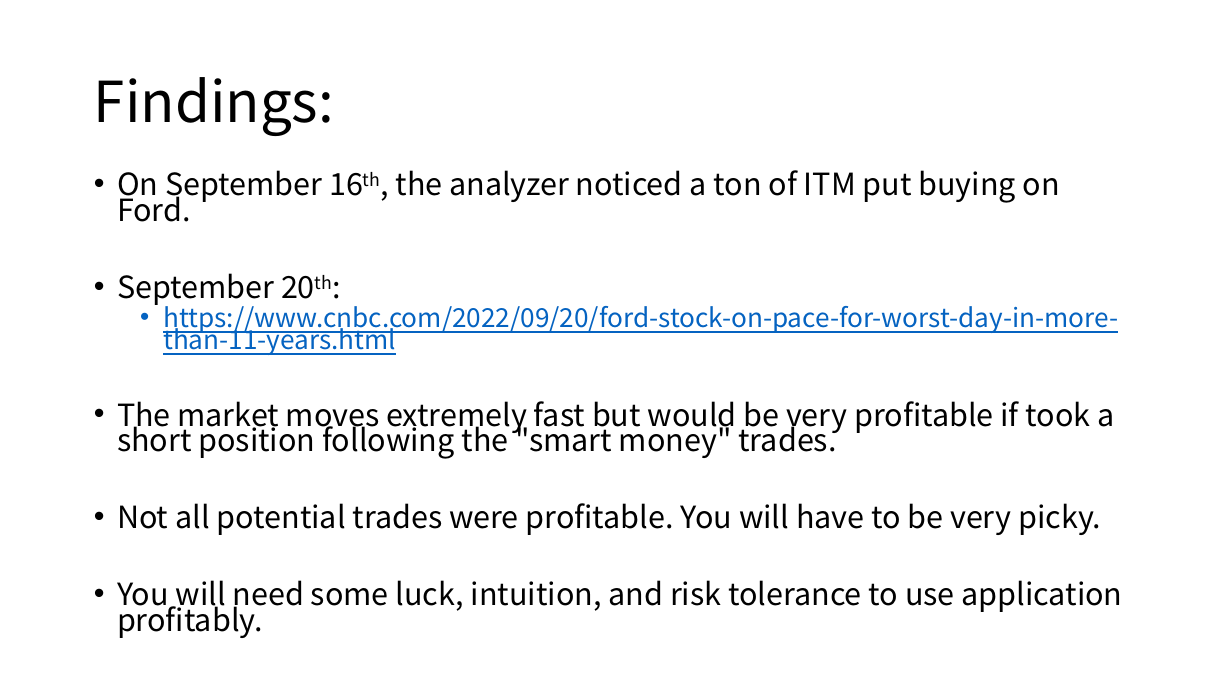
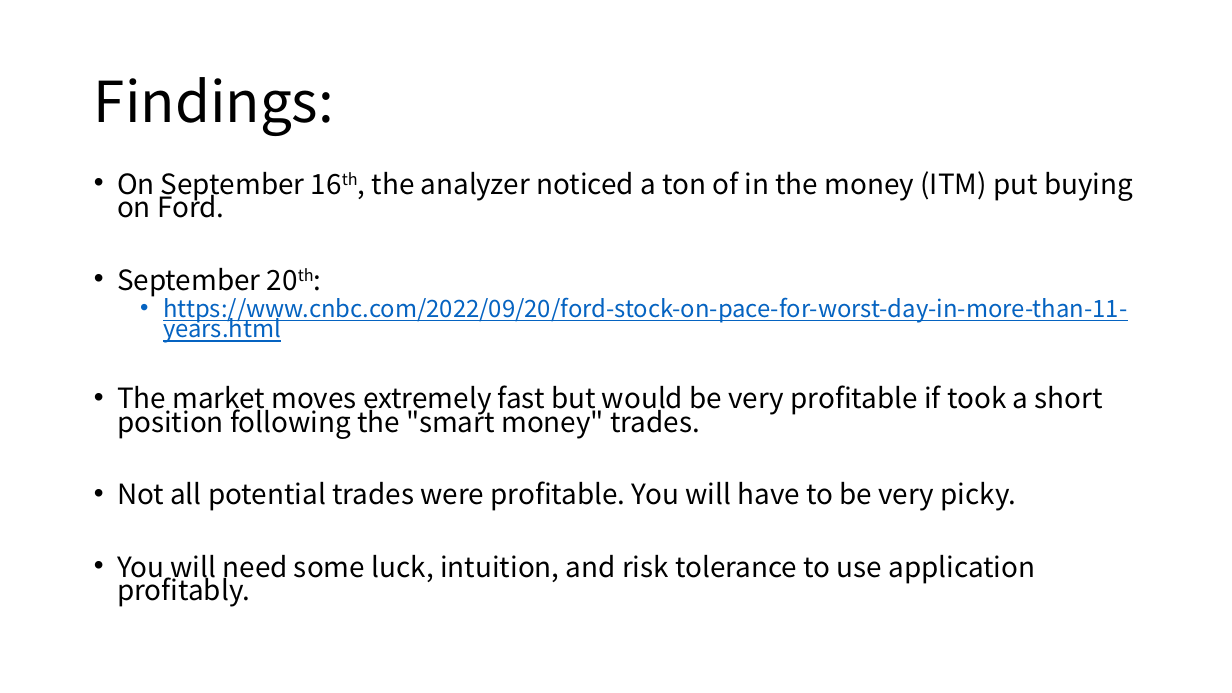
Before and after one commit to Latnid/FinTechProjects, a slide deck: slide 1 of One/PowerPoint/Findings and Next Steps.pptx. Drawn at 1232x693 pixels with LibreOffice and Linux fonts; fonts in the diff are those of the drawing. Boxes give left, top, right and bottom in pixels: in the first picture for what was removed or moved away, otherwise in the second. Text is boxed around its words. In the diff, an @@ line names an element or a change of style, - is before the commit and + after.

Commit message:
update PP

```diff
--- a/One/PowerPoint/Findings and Next Steps.pptx
+++ b/One/PowerPoint/Findings and Next Steps.pptx
@@ text at (117,171,1133,218): text changed; size 23.8 to 21.7 pt @@
-• On September 16th, the analyzer noticed a ton of ITM put buying on Ford.
+• On September 16th, the analyzer noticed a ton of in the money (ITM) put buying on Ford.
@@ text at (117,267,1127,607): size 23.8 to 21.7 pt in "September 20th:", "The market moves extremely fast but would ...", "Not all potential trades were profitable. You ...", "You will need some luck, intuition, and ..."; size 20.4 to 18.6 pt in "https://www.cnbc.com/2022/09/20/ford-stock-on-pace-for-worst ..." @@
```
